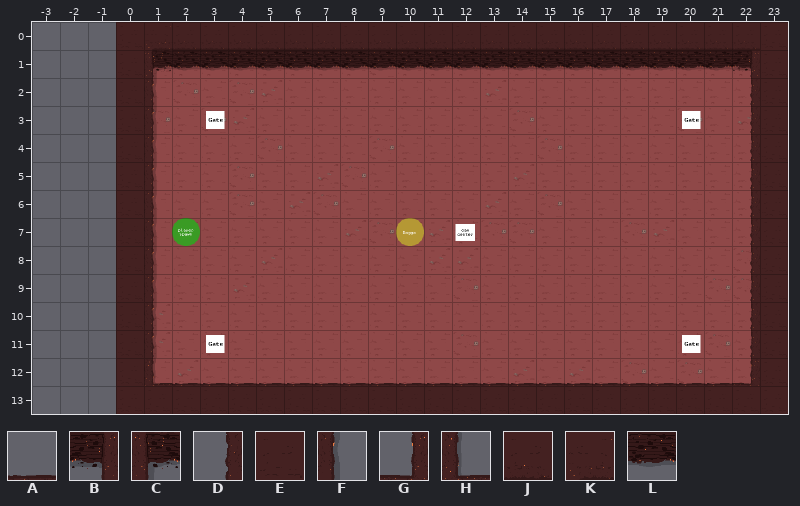
Tiled map (JSON) -- assets/tilemaps/level1BossRoom.json. Above is the file before it was changed.
Cells are 64x64 px. Shown: x -3..23, y 0..13.
Key: from "tiles 1": A 1, B 10, C 12, D 20, E 21, F 22, G 23, H 24, J 31, K 34, L 41.
_ is an empty cell.
Objects are placed by their top-left corner, in cells (3,4 is the top-left corner of cell 3,4); size is 1x1 cell unless given.
Layers that did not change in this view are not listed.
Layer "1" before, first column x -3:
 0 ___EKJJJJJJJJJJJJJJJJJJJJJE
 1 ___ECLLLLLLLLLLLLLLLLLLLLBE
 2 ___EF____________________DE
 3 ___EF____________________DE
 4 ___EF____________________DE
 5 ___EF____________________DE
 6 ___EF____________________DE
 7 ___EF____________________DE
 8 ___EF____________________DE
 9 ___EF____________________DE
10 ___EF____________________DE
11 ___EF____________________DE
12 ___EHAAAAAAAAAAAAAAAAAAAAGE
13 ___EEEEEEEEEEEEEEEEEEEEEEEE
After the commit:
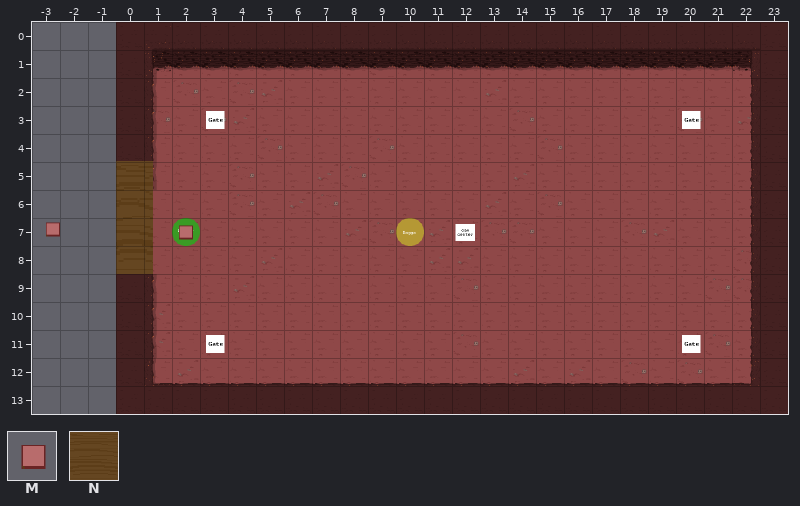
Further tiles: from "tiles 1": M 4, N 25.
Message: cutscene compatibility door
Edits made:
{"where": "layer \"1\""}
{"y":6,"x":0,"old":"EF","new":"__"}
{"y":7,"x":0,"old":"EF","new":"__"}
{"y":8,"x":0,"old":"EF","new":"__"}
{"where": "layer \"interact\""}
{"now": "M \"button\" at -2.8,6.9"}
{"now": "M \"button\" at 2,7"}
{"now": "N \"door\" at 0,5 size 1.3x4"}
{"label":"changed","picture_box":[116,161,193,274]}
{"label":"added","picture_box":[46,222,60,237]}
